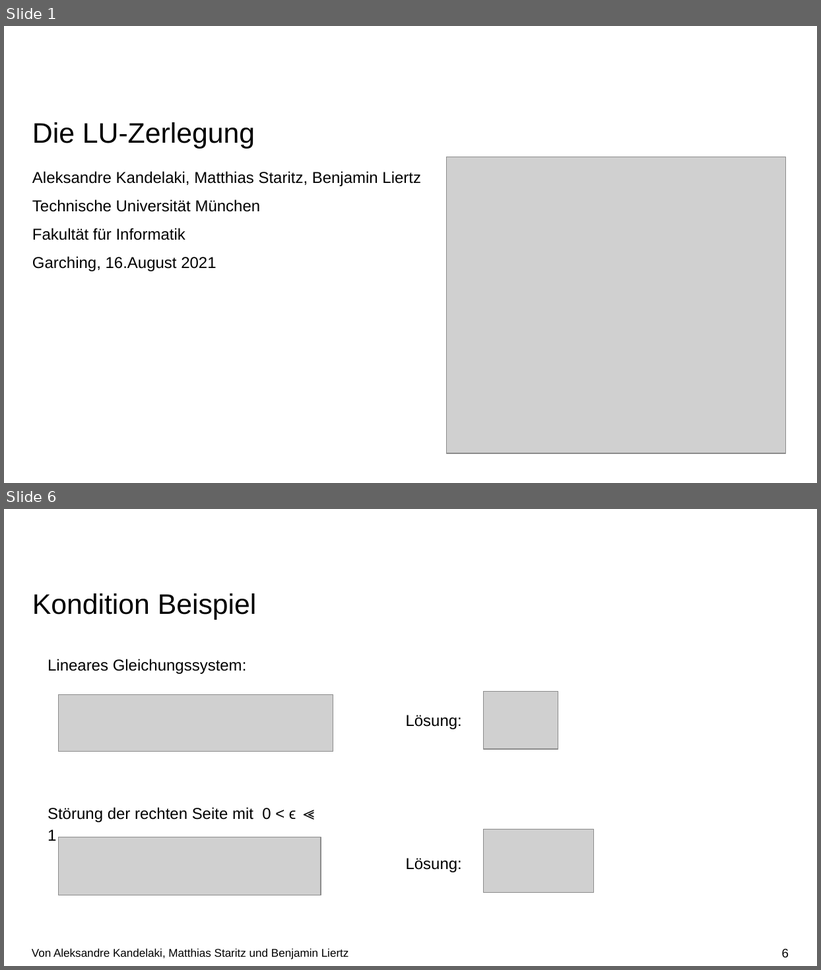
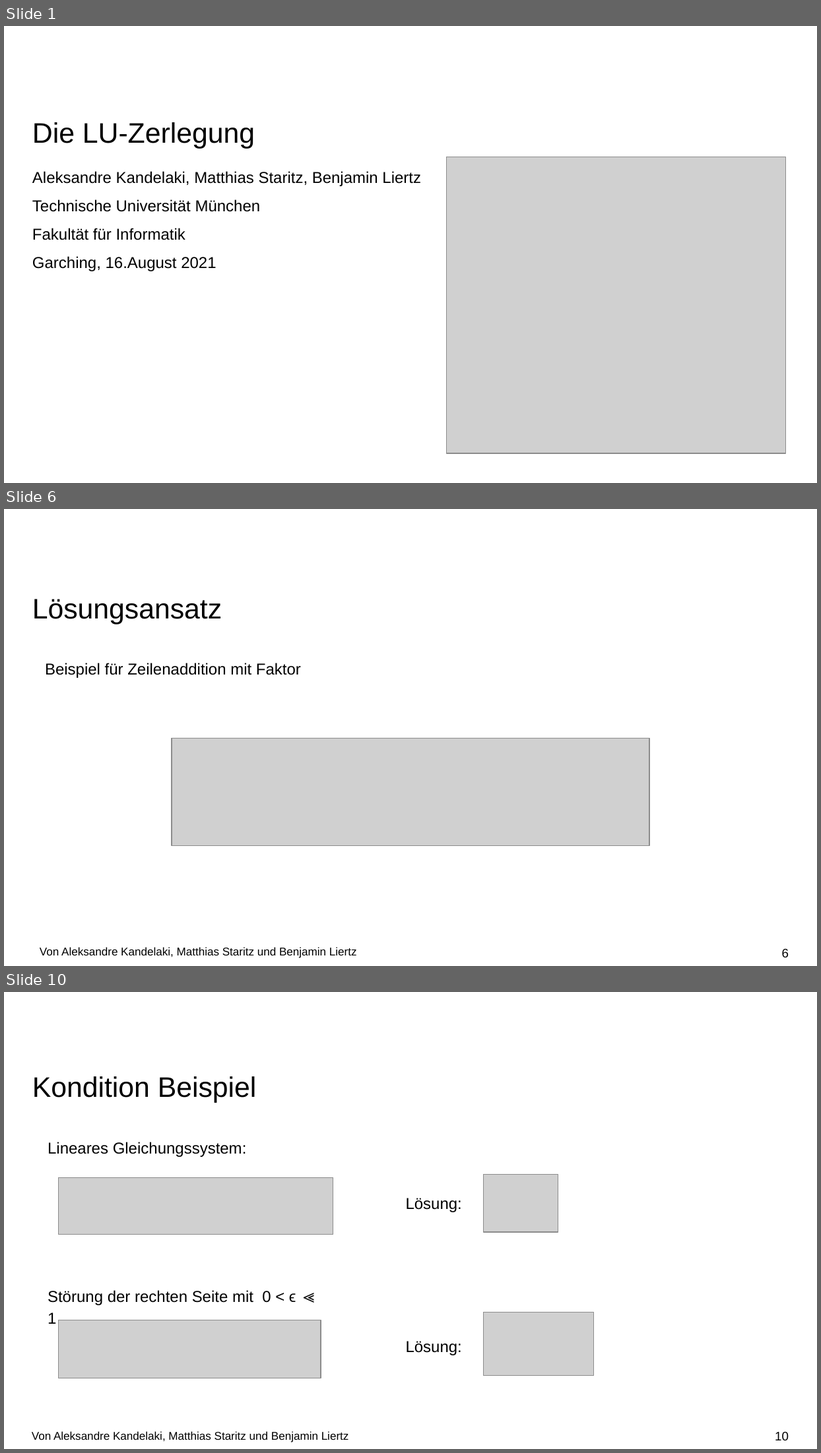
Before and after one commit to kandelak/ludecomposition, a slide deck: Vortrag/LU-Zerlegung.pptx. Shown one above the other, each under a label of ours: slides 1 and 6 before the commit, slides 1, 6 and 10 after it; the slides between them are not shown. The pictures are 821x970 and 821x1453 pixels, drawn with LibreOffice and Linux fonts; fonts in the diff are those of the drawing; grey boxes stand for pictures; background and template pictures are left out. Boxes give left, top, right and bottom in pixels: in the first picture for what was removed or moved away, otherwise in the second. Text is boxed around its words. In the diff, an @@ line names an element or a change of style, - is before the commit and + after.

Commit message:
Dateien hochladen nach „Vortrag“
mit Lösungsansatz

```diff
--- a/Vortrag/LU-Zerlegung.pptx
+++ b/Vortrag/LU-Zerlegung.pptx
@@ slide 6 added at <box>4,509,817,966</box>, background #FFFFFF @@
@@ title added at <box>32,599,222,625</box>, 25 pt, text #000000 @@
+Lösungsansatz
@@ text added at <box>45,663,301,678</box>, 14 pt, text #000000 @@
+Beispiel für Zeilenaddition mit Faktor
@@ picture added at <box>172,738,649,846</box> @@
@@ text added at <box>40,947,357,958</box>, 10 pt, text #000000 @@
+Von Aleksandre Kandelaki, Matthias Staritz und Benjamin Liertz
@@ page number added at <box>782,949,789,958</box>, 11 pt, text #000000 @@
+6
@@ what was slide 6 is now slide 10 @@
@@ page number at <box>775,1432,789,1441</box>: text changed @@
-6
+10
```
Also in this commit, not shown: 4 slides changed, 3 other slides added.
